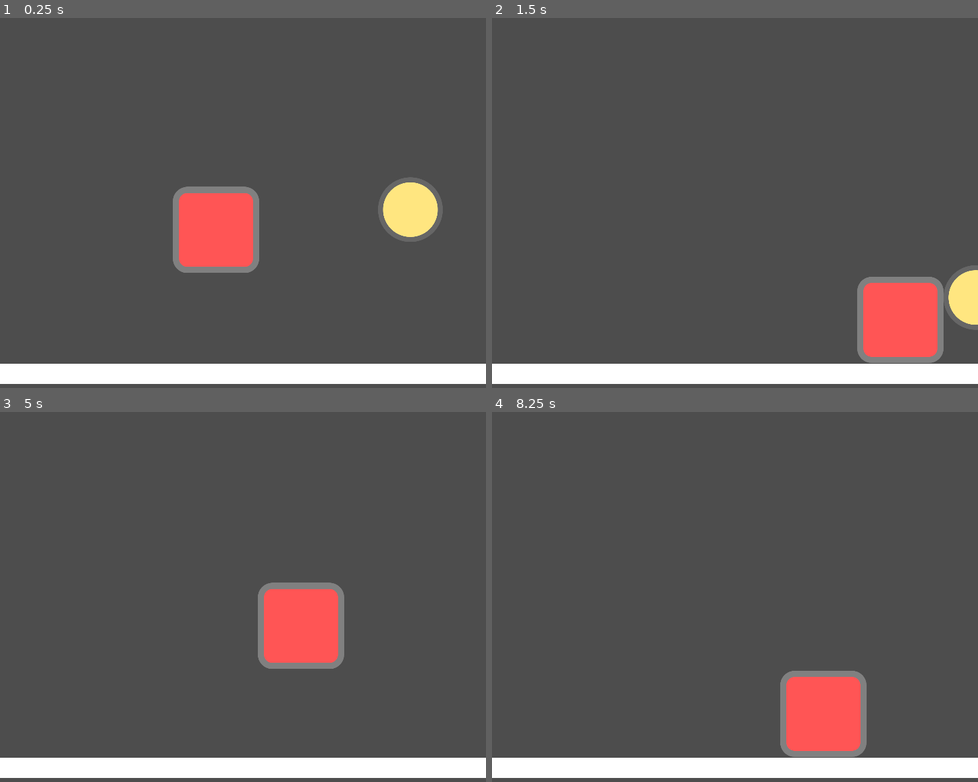
Above: before the commit, frames 1-4 (two rows, left to right).
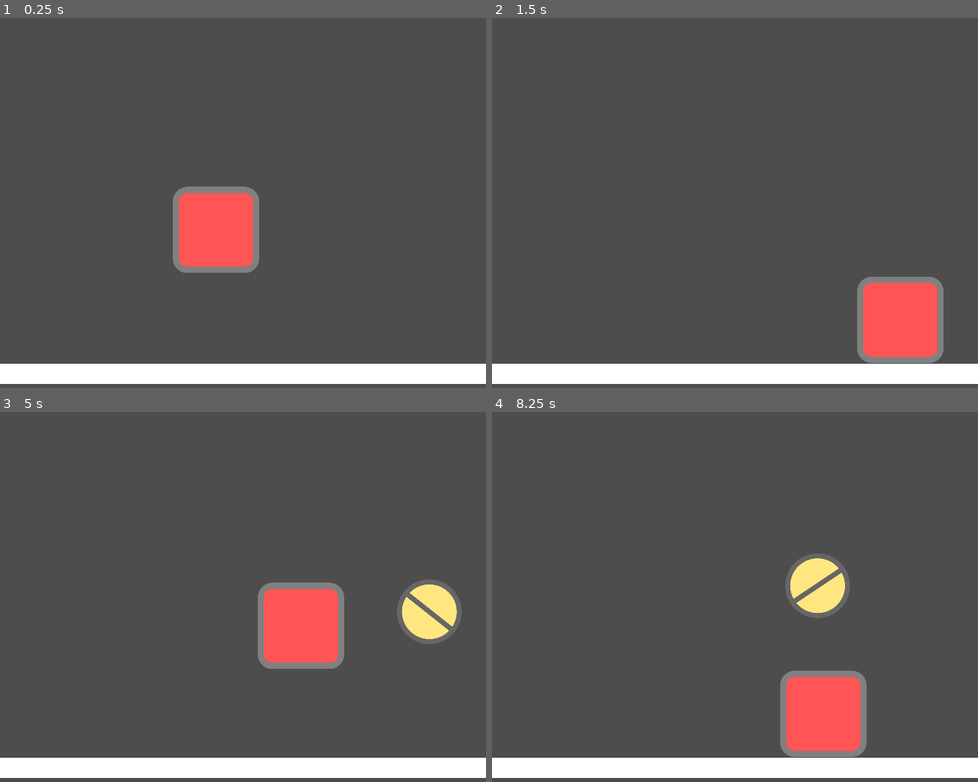
Above: after the commit, the same moments.

Repository: NintenDuck/Volley-Ball_Game
Game: Godot game, scene res://scenes/levels/main.tscn
Two runs of this game, one before a commit and one after it. Both use one fixed random seed, a clock stepped at 60 frames per second and the inputs below.
Inputs:
- Up to frame 1 (0.25 s): no input
- Up to frame 2 (1.5 s): hold D (k_right) from 0.53 s (still down); tap W (k_jump) at 0.77 s
- Up to frame 3 (5 s): tap W (k_jump) at 1.52, 3.02, 3.77, 4.52 s; release D (k_right) at 2.03 s; hold A (k_left) 2.03-2.78 s; hold D (k_right) 2.78-4.28 s; hold A (k_left) from 4.28 s (still down)
- Up to frame 4 (8.25 s): release A (k_left) at 5.03 s; hold D (k_right) 5.03-5.78 s; hold A (k_left) 5.78-7.28 s; tap W (k_jump) at 6.02, 6.77, 7.52 s; hold D (k_right) from 7.28 s (still down)

The runs differ from the first frame. In frame 1, 1.8% of the frame differs, in the area x 77-92%, y 43-61%; in frame 2, 1.0%; in frame 3, 1.8%; in frame 4, 1.8%.

Commit message:
Add: Ball round collision & force_key

Diff:
--- a/project.godot
+++ b/project.godot
@@ -43,6 +43,11 @@
 "events": [Object(InputEventKey,"resource_local_to_scene":false,"resource_name":"","device":-1,"window_id":0,"alt_press …(182 unchanged characters)…
 ]
 }
+force_key={
+"deadzone": 0.5,
+"events": [Object(InputEventKey,"resource_local_to_scene":false,"resource_name":"","device":-1,"window_id":0,"alt_pressed":false,"shift_pressed":false,"ctrl_pressed":false,"meta_pressed":false,"pressed":false,"keycode":0,"physical_keycode":81,"key_label":0,"unicode":113,"echo":false,"script":null)
+]
+}
 
 [layer_names]
 
--- a/resources/ball.svg
+++ b/resources/ball.svg
@@ -8,7 +8,7 @@
    version="1.1"
    id="svg1"
    inkscape:version="1.3 (0e150ed6c4, 2023-07-21)"
-   sodipodi:docname="volley-ball_game.svg"
+   sodipodi:docname="ball.svg"
    xmlns:inkscape="http://www.inkscape.org/namespaces/inkscape"
    xmlns:sodipodi="http://sodipodi.sourceforge.net/DTD/sodipodi-0.dtd"
    xmlns="http://www.w3.org/2000/svg"
@@ -24,9 +24,9 @@
      inkscape:deskcolor="#d1d1d1"
      inkscape:document-units="mm"
      showborder="true"
-     inkscape:zoom="0.19576494"
-     inkscape:cx="582.33103"
-     inkscape:cy="1075.2691"
+     inkscape:zoom="1.1074137"
+     inkscape:cx="30.702166"
+     inkscape:cy="50.116771"
      inkscape:window-width="1920"
      inkscape:window-height="1057"
      inkscape:window-x="-8"
@@ -34,24 +34,7 @@
      inkscape:window-maximized="1"
      inkscape:current-layer="layer1"
      inkscape:lockguides="false"
-     showgrid="true">
-    <inkscape:grid
-       id="grid6"
-       units="px"
-       originx="-1519.4073"
-       originy="-67.499985"
-       spacingx="0.26458334"
-       spacingy="0.26458334"
-       empcolor="#0099e5"
-       empopacity="0.30196078"
-       color="#0099e5"
-       opacity="0.14901961"
-       empspacing="5"
-       dotted="false"
-       gridanglex="30"
-       gridanglez="30"
-       visible="true" />
-  </sodipodi:namedview>
+     showgrid="true" />
   <defs
      id="defs1" />
   <g
@@ -65,5 +48,9 @@
        cx="653.9881"
        cy="476.62259"
        r="39.182888" />
+    <path
+       style="fill:#666666;stroke-width:6.61458333;stroke-linecap:round;stroke-dasharray:none;stroke:#666666;fill-opacity:1;stroke-opacity:1"
+       d="m 653.9881,437.4397 v 78.36578"
+       id="path1" />
   </g>
 </svg>
--- a/scenes/actors/ball.tscn
+++ b/scenes/actors/ball.tscn
@@ -5,8 +5,8 @@
 [sub_resource type="PhysicsMaterial" id="PhysicsMaterial_ly78q"]
 bounce = 0.8
 
-[sub_resource type="RectangleShape2D" id="RectangleShape2D_1l4pd"]
-size = Vector2(96, 96)
+[sub_resource type="CircleShape2D" id="CircleShape2D_dtpcw"]
+radius = 48.0
 
 [node name="Ball" type="RigidBody2D"]
 collision_layer = 2
@@ -15,7 +15,7 @@
 
 [node name="CollisionShape2D" type="CollisionShape2D" parent="."]
 position = Vector2(0, -48)
-shape = SubResource("RectangleShape2D_1l4pd")
+shape = SubResource("CircleShape2D_dtpcw")
 
 [node name="Sprite2D" type="Sprite2D" parent="."]
 position = Vector2(0, -48)
--- a/scenes/levels/main.tscn
+++ b/scenes/levels/main.tscn
@@ -15,7 +15,7 @@
 GRAVITY = 70
 
 [node name="Ball" parent="." instance=ExtResource("2_837ns")]
-position = Vector2(608, 304)
+position = Vector2(416, -32)
 physics_material_override = SubResource("PhysicsMaterial_ly78q")
 
 [node name="StaticBody2D" type="StaticBody2D" parent="."]
